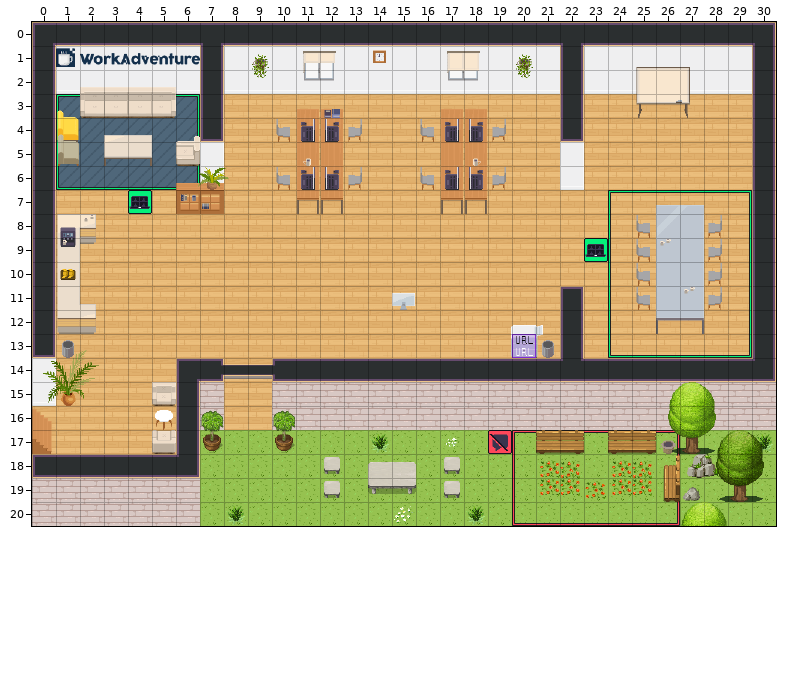
Tiled map (JSON), stored at office2.tmj. The first picture shows the starting point.
Cells are 32x32 px. Shown: x 0..30, y 0..20.
Once edited:
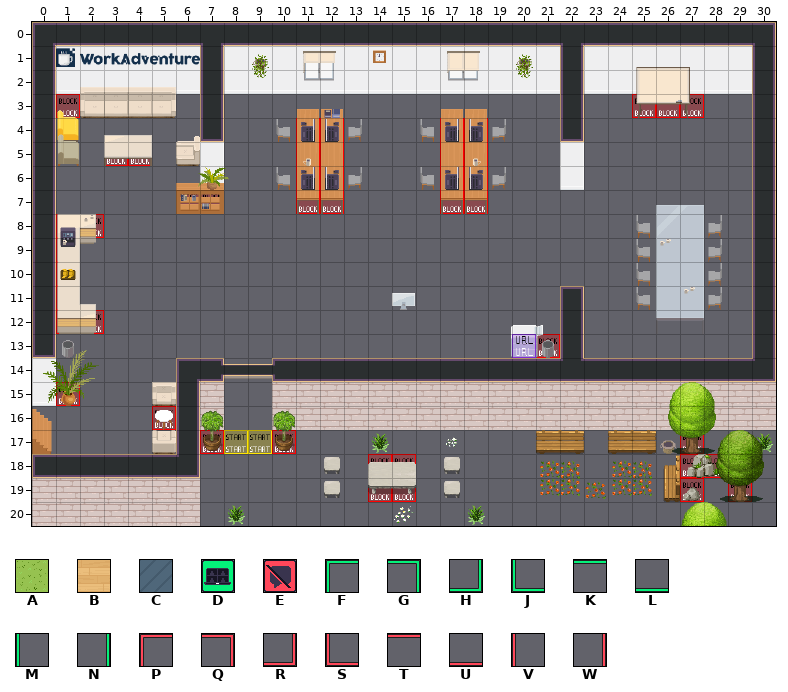
Key: from "WA_Exterior": A 628; from "WA_Room_Builder": B 350, C 360; from "WA_User_Interface": D 21, E 60, F 161, G 162, H 163, J 164, K 165, L 166, M 167, N 168, P 239, Q 240, R 241, S 242, T 243, U 244, V 245, W 246.
_ is an empty cell, # one hidden under a higher layer.
Difference:
{"where": "layer \"collisions\""}
{"y":11,"x":12,"old":"######","new":"______"}
{"y":12,"x":12,"old":"######","new":"______"}
{"where": "layer \"floor/floor1\" (now hidden)"}
{"y":3,"x":1,"old":"C","new":"_"}
{"y":3,"x":6,"old":"C","new":"_"}
{"y":3,"x":8,"old":"BBBBBBBBBBBBBB","new":"______________"}
{"y":3,"x":23,"old":"BBBBBBB","new":"_______"}
{"y":4,"x":1,"old":"CCCCCC","new":"______"}
{"y":4,"x":8,"old":"BBBBBBBBBBBBBB","new":"______________"}
{"y":4,"x":23,"old":"BBBBBBB","new":"_______"}
{"y":5,"x":1,"old":"CCCCC","new":"_____"}
{"y":5,"x":8,"old":"BBBBBBBBBBBBBB","new":"______________"}
{"y":5,"x":23,"old":"BBBBBBB","new":"_______"}
{"y":6,"x":1,"old":"CCCCCC","new":"______"}
{"y":6,"x":8,"old":"BBBBBBBBBBBBBB","new":"______________"}
{"y":6,"x":23,"old":"BBBBBBB","new":"_______"}
{"y":7,"x":1,"old":"BBBBBBBBBBBBBBBBBBBBBBBBBBBBB","new":"_____________________________"}
{"y":8,"x":1,"old":"BBBBBBBBBBBBBBBBBBBBBBBBB","new":"_________________________"}
{"y":8,"x":28,"old":"BB","new":"__"}
{"y":9,"x":1,"old":"BBBBBBBBBBBBBBBBBBBBBBBBB","new":"_________________________"}
{"y":9,"x":28,"old":"BB","new":"__"}
{"y":10,"x":1,"old":"BBBBBBBBBBBBBBBBBBBBBBBBB","new":"_________________________"}
{"y":10,"x":28,"old":"BB","new":"__"}
{"y":11,"x":1,"old":"BBBBBBBBBBBBBBBBBBBBB","new":"_____________________"}
{"y":11,"x":23,"old":"BBB","new":"___"}
{"y":11,"x":28,"old":"BB","new":"__"}
{"y":12,"x":1,"old":"BBBBBBBBBBBBBBBBBBBBB","new":"_____________________"}
{"y":12,"x":23,"old":"BBBBBBB","new":"_______"}
{"y":13,"x":1,"old":"BBBBBBBBBBBBBBBBBBB","new":"___________________"}
{"y":13,"x":21,"old":"B","new":"_"}
{"y":13,"x":23,"old":"BBBBBBB","new":"_______"}
{"y":14,"x":1,"old":"BBBBB","new":"_____"}
{"y":14,"x":8,"old":"BB","new":"__"}
{"y":15,"x":1,"old":"BBBB","new":"____"}
{"y":15,"x":8,"old":"BB","new":"__"}
{"y":16,"x":0,"old":"BBBBBB","new":"______"}
{"y":16,"x":8,"old":"BB","new":"__"}
{"y":17,"x":0,"old":"BBBBBB","new":"______"}
{"y":17,"x":7,"old":"AAAAAAAAAAAAAAAAAAAAAAAA","new":"________________________"}
{"y":18,"x":7,"old":"AAAAAAAAAAAAAAAAAAAAAA","new":"______________________"}
{"y":18,"x":30,"old":"A","new":"_"}
{"y":19,"x":7,"old":"AAAAAAAAAAAAAAAAAAAAAAAA","new":"________________________"}
{"y":20,"x":7,"old":"AAAAAAAAAAAAAAAAAAAAAAAA","new":"________________________"}
{"where": "layer \"floor/floor2\" (now hidden)"}
{"y":3,"x":1,"old":"F","new":"_"}
{"y":3,"x":6,"old":"G","new":"_"}
{"y":4,"x":1,"old":"M","new":"_"}
{"y":4,"x":6,"old":"N","new":"_"}
{"y":5,"x":1,"old":"M","new":"_"}
{"y":6,"x":1,"old":"JLLLLH","new":"______"}
{"y":7,"x":4,"old":"D","new":"_"}
{"y":7,"x":24,"old":"FKKKKG","new":"______"}
{"y":8,"x":24,"old":"M","new":"_"}
{"y":8,"x":29,"old":"N","new":"_"}
{"y":9,"x":23,"old":"DM","new":"__"}
{"y":9,"x":29,"old":"N","new":"_"}
{"y":10,"x":24,"old":"M","new":"_"}
{"y":10,"x":29,"old":"N","new":"_"}
{"y":11,"x":24,"old":"M","new":"_"}
{"y":11,"x":29,"old":"N","new":"_"}
{"y":12,"x":24,"old":"M","new":"_"}
{"y":12,"x":29,"old":"N","new":"_"}
{"y":13,"x":24,"old":"JLLLLH","new":"______"}
{"y":17,"x":19,"old":"EPTTTTTQ","new":"________"}
{"y":18,"x":20,"old":"V","new":"_"}
{"y":18,"x":26,"old":"W","new":"_"}
{"y":19,"x":20,"old":"V","new":"_"}
{"y":19,"x":26,"old":"W","new":"_"}
{"y":20,"x":20,"old":"SUUUUUR","new":"_______"}
